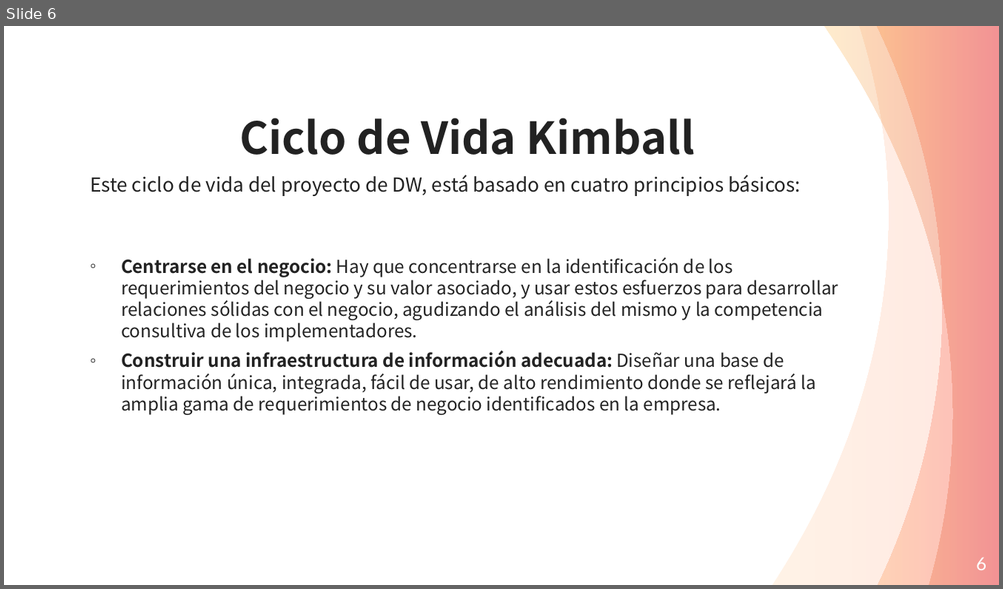
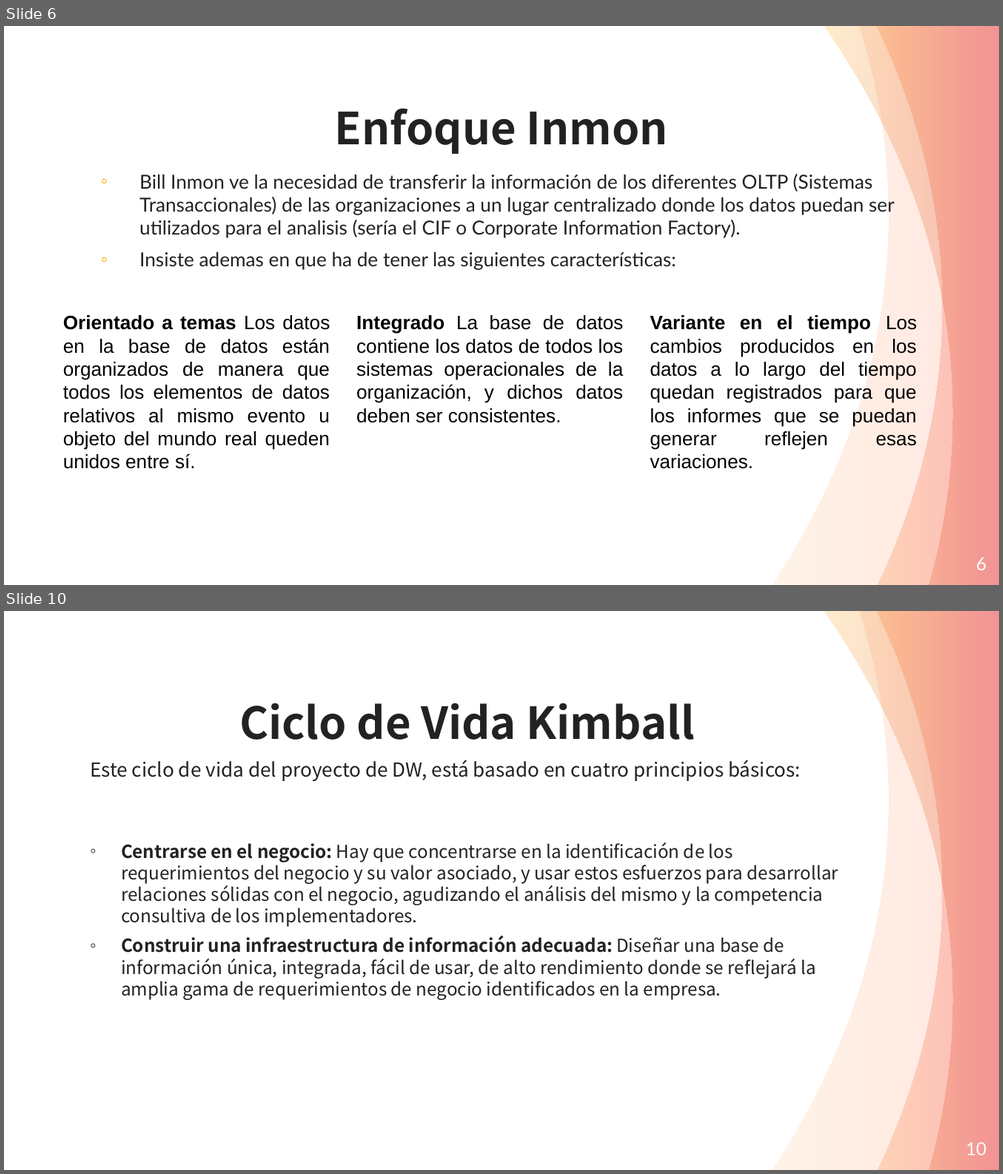
Before and after one commit to Andre-Reinoso/Inmon-vs-Kimball, a slide deck: Inmon-vs-Kimball.pptx. Shown one above the other, each under a label of ours: slide 6 before the commit, slides 6 and 10 after it; the slides between them are not shown. The pictures are 1003x589 and 1003x1174 pixels, drawn with LibreOffice and Linux fonts; fonts in the diff are those of the drawing. Boxes give left, top, right and bottom in pixels: in the first picture for what was removed or moved away, otherwise in the second. Text is boxed around its words. In the diff, an @@ line names an element or a change of style, - is before the commit and + after.

```diff
--- a/Inmon-vs-Kimball.pptx
+++ b/Inmon-vs-Kimball.pptx
@@ slide 6 added at [4, 26, 999, 585], background #FFFFFF; not listed: 3 template elements that a slide beside it also shows @@
@@ text added at [335, 108, 668, 154], 32 pt, text #222222, bold @@
+Enfoque Inmon
@@ text added at [139, 174, 894, 270], 14 pt, text #222222 @@
+◦ Bill Inmon ve la necesidad de transferir la información de los diferentes OLTP (Sistemas Transaccionales) de las organizaciones a un lugar centralizado donde los datos puedan ser utilizados para el analisis (sería el CIF o Corporate Information Factory).
+◦ Insiste ademas en que ha de tener las siguientes características:
@@ text added at [63, 315, 330, 469], 14 pt, text #000000 @@
+Orientado a temas Los datos en la base de datos están organizados de manera que todos los elementos de datos relativos al mismo evento u objeto del mundo real queden unidos entre sí.
@@ text added at [356, 315, 623, 423], 14 pt, text #000000 @@
+Integrado La base de datos contiene los datos de todos los sistemas operacionales de la organización, y dichos datos deben ser consistentes.
@@ text added at [650, 315, 916, 469], 14 pt, text #000000 @@
+Variante en el tiempo Los cambios producidos en los datos a lo largo del tiempo quedan registrados para que los informes que se puedan generar reflejen esas variaciones.
@@ page number added at [976, 557, 986, 571], 13 pt, text #FFFFFF @@
+6
@@ what was slide 6 is now slide 10 @@
@@ page number at [965, 1142, 986, 1156]: text changed @@
-6
+10
```
Also in this commit, not shown: 1 slide changed, 3 other slides added.
